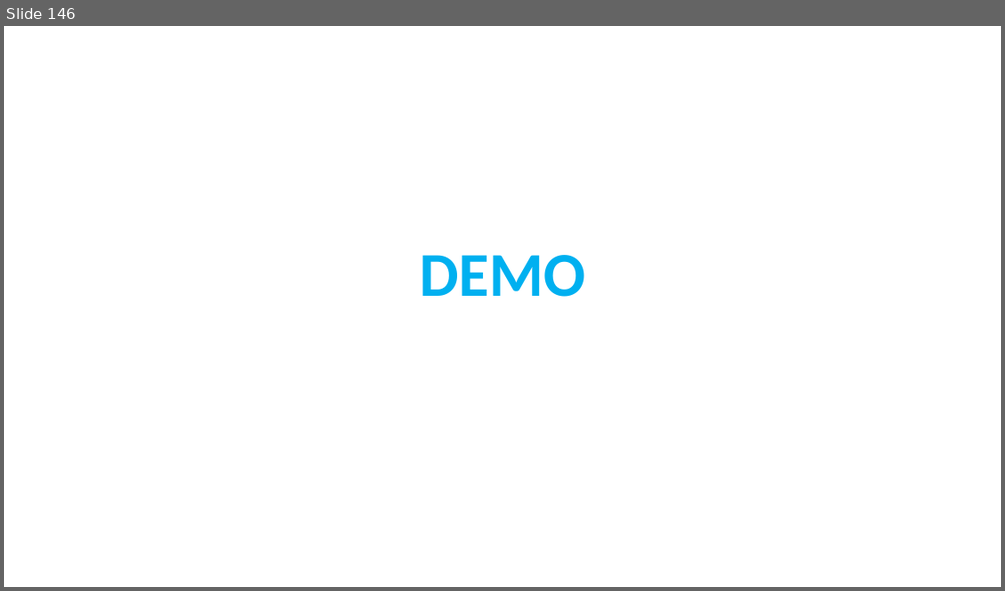
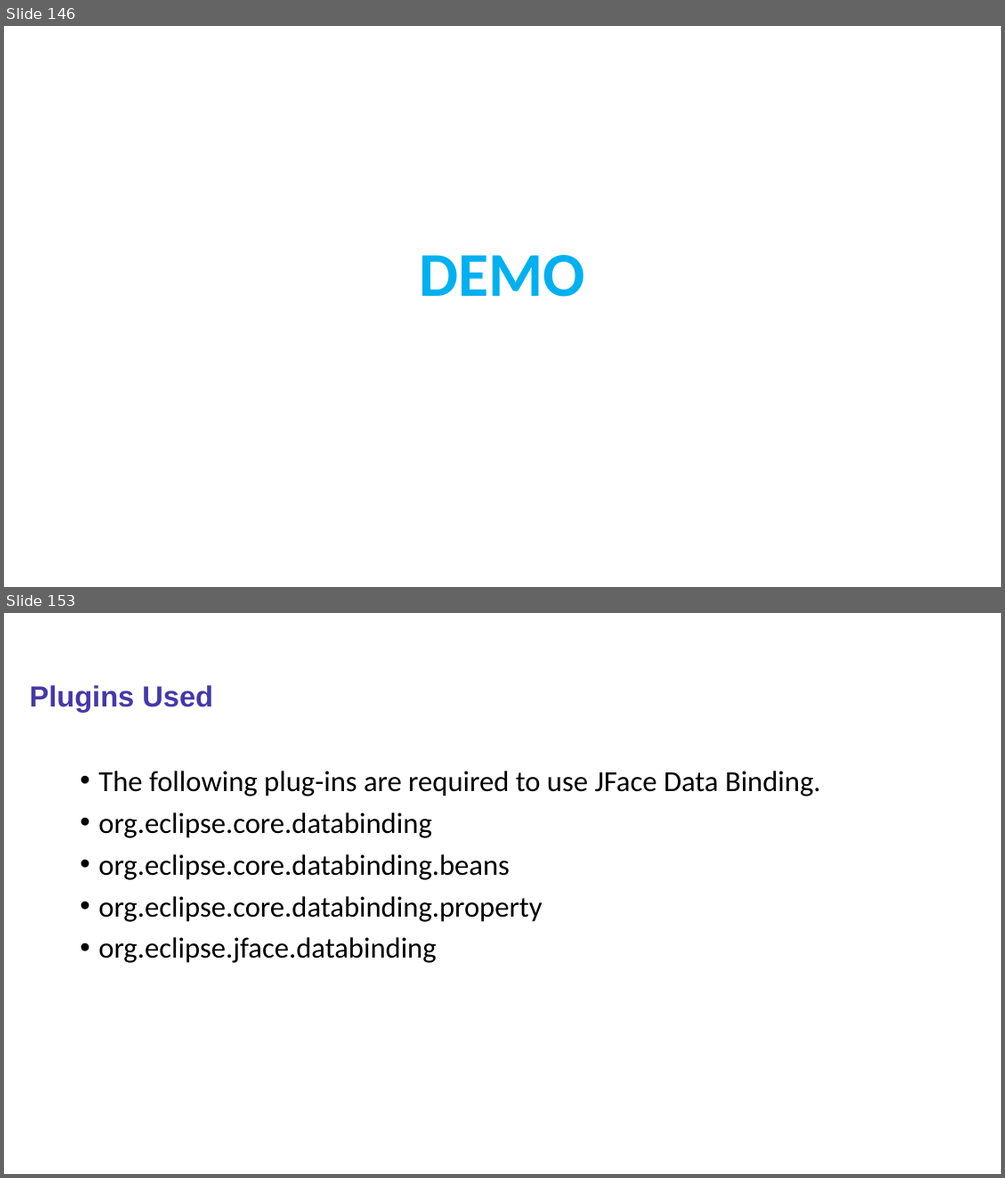
Before and after one commit to sabir123/RCP.Presentations, a slide deck: Eclipse_RCP_Training.pptx. Shown one above the other, each under a label of ours: slide 146 before the commit, slides 146 and 153 after it; the slides between them are not shown. The pictures are 1005x591 and 1005x1178 pixels, drawn with LibreOffice and Linux fonts; fonts in the diff are those of the drawing. Boxes give left, top, right and bottom in pixels: in the first picture for what was removed or moved away, otherwise in the second. Text is boxed around its words. In the diff, an @@ line names an element or a change of style, - is before the commit and + after.

```diff
--- a/Eclipse_RCP_Training.pptx
+++ b/Eclipse_RCP_Training.pptx
@@ slide 153 added at <box>4,613,1001,1174</box>, background #FFFFFF @@
@@ title added at <box>30,685,213,711</box>, 28 pt, text #4538A8, bold @@
+Plugins Used
@@ text added at <box>98,771,821,963</box>, 28 pt, text #000000 @@
+• The following plug-ins are required to use JFace Data Binding.
+• org.eclipse.core.databinding
+• org.eclipse.core.databinding.beans
+• org.eclipse.core.databinding.property
+• org.eclipse.jface.databinding
```
Also in this commit, not shown: 32 other slides added.
